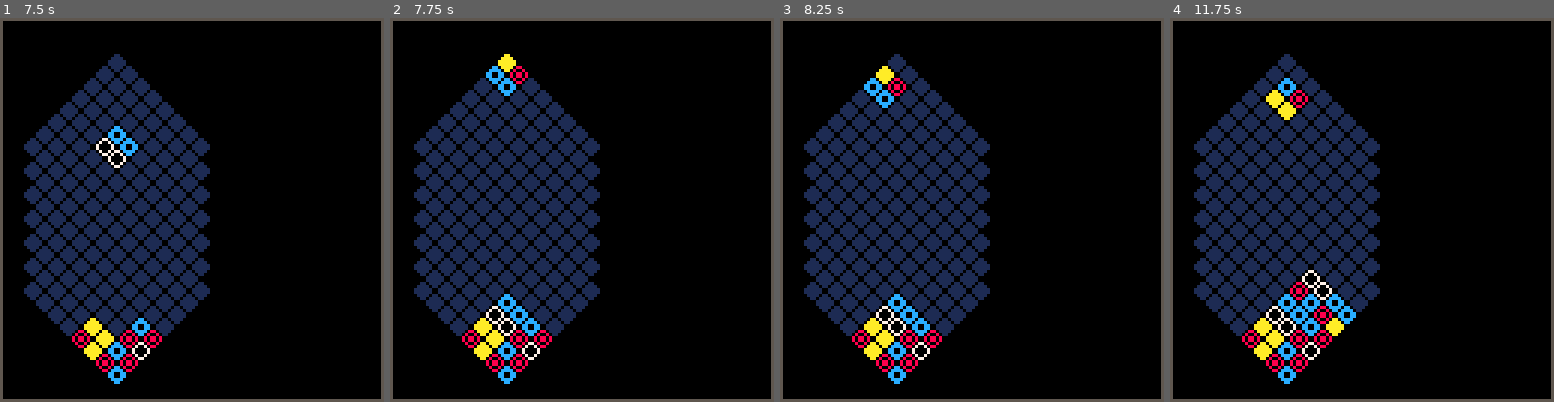
Above: before the commit, frames 1-4 (left to right).
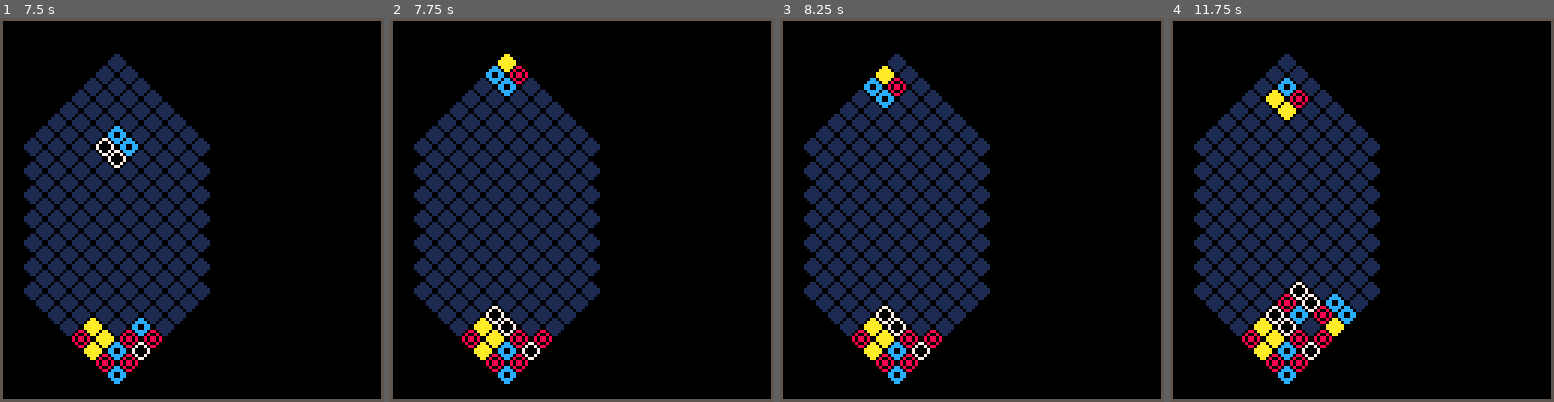
Above: after the commit, the same moments.

Repository: andrewedstrom/picolumia
Game: PICO-8 cartridge picolumia.p8
Same seed, same stepped clock (60 frames per second), same inputs: the game is played once before the commit and once after it.
Inputs:
- Up to frame 1 (7.5 s): tap O (Z key) at 0.33, 1.07, 2.22, 3.72, 5.22, 6.72 s; tap Down at 0.7 s; tap X (X key) at 1.43, 2.07, 2.82, 3.57, 4.32, 5.07, 5.82, 6.57, 7.32 s; hold Right 2.68-3.02 s; hold Down 3.07-3.73 s; hold Left 3.78-4.12 s; hold Left 4.55-5.05 s; hold Right 5.1-5.93 s; hold Right 6.7-7.03 s; hold Down from 7.08 s (still down)
- Up to frame 2 (7.75 s): keep holding Down
- Up to frame 3 (8.25 s): release Down at 7.75 s; hold Left 7.8-8.13 s; tap X (X key) at 8.07 s; tap O (Z key) at 8.22 s
- Up to frame 4 (11.75 s): hold Left 8.57-9.07 s; tap X (X key) every 0.75 s from 8.82 to 11.07 s; hold Right 9.12-9.95 s; tap O (Z key) at 9.72, 11.22 s; hold Right 10.72-11.05 s; hold Down from 11.1 s (still down)

Frame 1 is identical in both runs. In frame 2, 0.4% of the frame differs, in the area x 28-40%, y 71-83%; in frame 3, 0.4%; in frame 4, 0.8%, in the area x 28-43%, y 65-83%.

Commit message:
make it possible to clear lines

Diff:
--- a/picolumia.p8
+++ b/picolumia.p8
@@ -243,13 +243,27 @@
             local current_piece = board[y][x]
             if current_piece != empty then
                 local one_row_up_x = x_for_next_row(y, x)
+                -- square!
                 if current_piece == board[y+1][one_row_up_x] and current_piece == board[y+1][one_row_up_x+1] and current_piece == board[y+2][x] then
-                    -- we've got ourselves a square! delete it
                     cleared_things=true
                     board[y][x] = empty
                     board[y+1][one_row_up_x] = empty
                     board[y+1][one_row_up_x+1] = empty
                     board[y+2][x] = empty
+                end
+                -- line going left!
+                if current_piece == board[y+1][one_row_up_x] and current_piece == board[y+2][x-1] then
+                    cleared_things = true
+                    board[y][x] = empty
+                    board[y+1][one_row_up_x] = empty
+                    board[y+2][x-1] = empty
+                end
+                -- line going right!
+                if current_piece == board[y+1][one_row_up_x+1] and current_piece == board[y+2][x+1] then
+                    cleared_things = true
+                    board[y][x] = empty
+                    board[y+1][one_row_up_x+1] = empty
+                    board[y+2][x+1] = empty
                 end
             end
         end)
